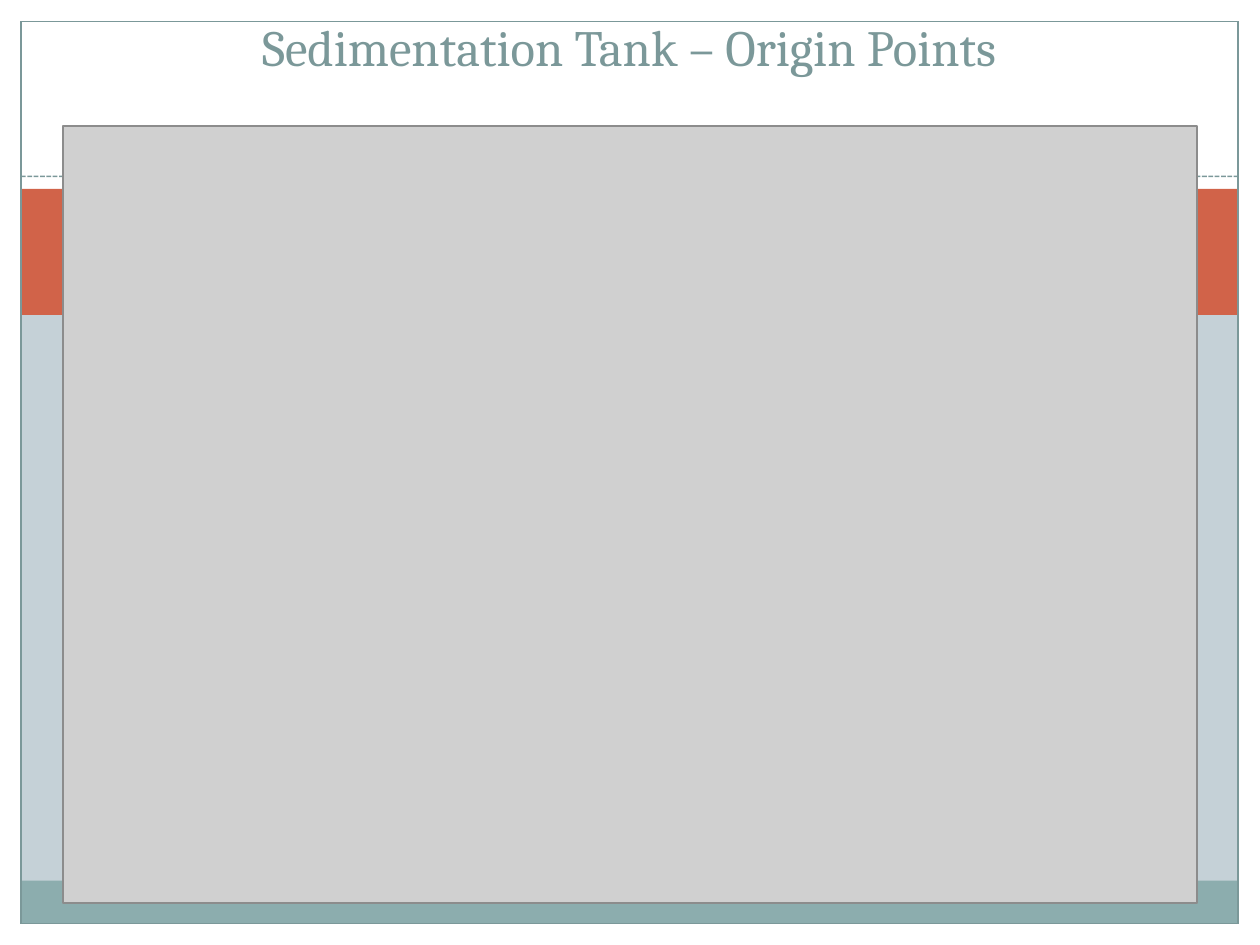
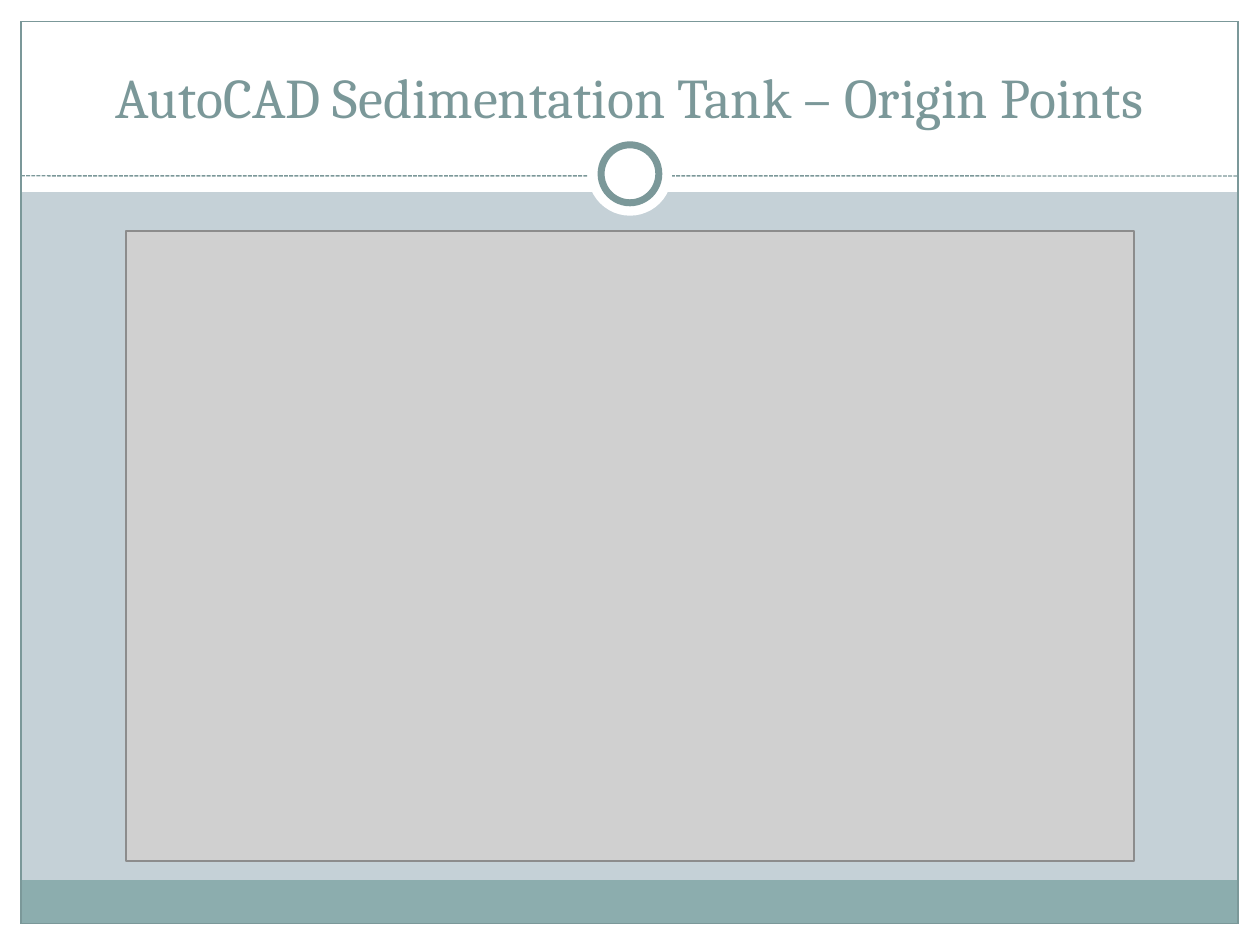
Before and after one commit to AguaClara/mathcad, a slide deck: slide 19 of Automated Design/AutoCAD Help (Documentation)/Automated Design.ppt. Drawn at 1260x945 pixels with LibreOffice and Linux fonts; fonts in the diff are those of the drawing; grey boxes stand for pictures. Boxes give left, top, right and bottom in pixels: in the first picture for what was removed or moved away, otherwise in the second. Text is boxed around its words. In the diff, an @@ line names an element or a change of style, - is before the commit and + after.

```diff
--- a/Automated Design/AutoCAD Help (Documentation)/Automated Design.ppt
+++ b/Automated Design/AutoCAD Help (Documentation)/Automated Design.ppt
@@ rectangle: place and size @@
-rectangle at (0,0,1260,199)
+rectangle at (0,0,1260,192)
@@ title at (115,79,1143,130): text changed; size 29 to 32 pt @@
-Sedimentation Tank – Origin Points
+AutoCAD Sedimentation Tank – Origin Points
@@ ellipse added at (588,132,673,217), fill #FFFFFF @@
@@ ellipse added at (601,145,659,203), fill #FFFFFF, outline #7B9899 4 pt @@
@@ line (21, 176) - (1239, 176): stroke #7B9899 0.91 pt dashed to #7B9899 0.74 pt dashed @@
@@ rectangle removed at (21,189,1239,315) @@
@@ picture: place and size @@
-picture at (63,126,1197,903)
+picture at (126,231,1134,861)
```
Also in this commit, not shown: 20 other slides changed, 3 slides added, 3 slides removed.
